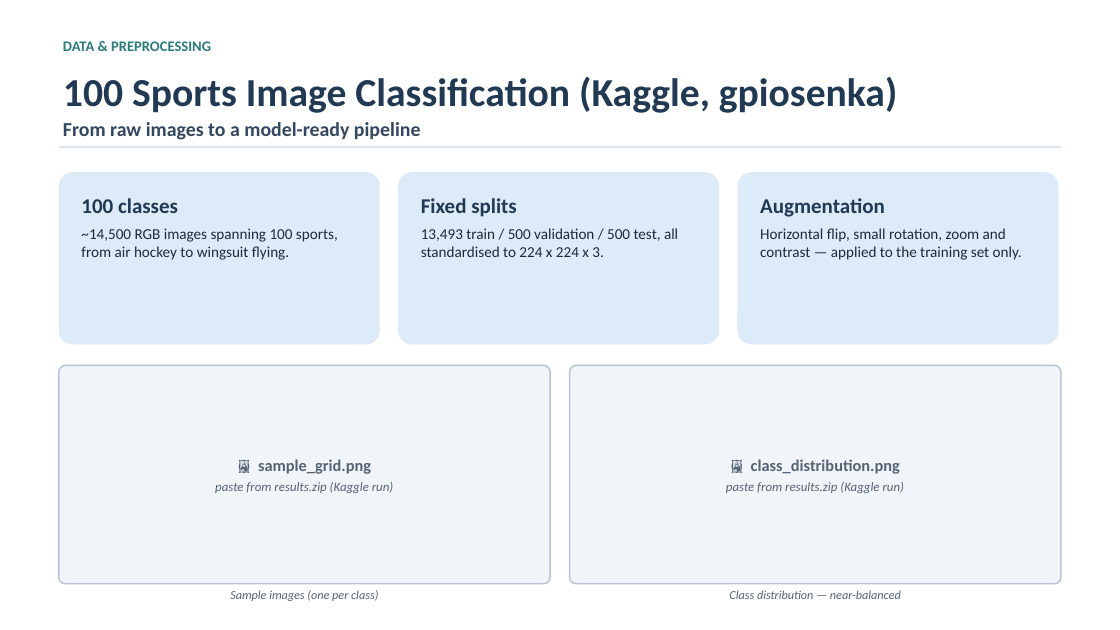
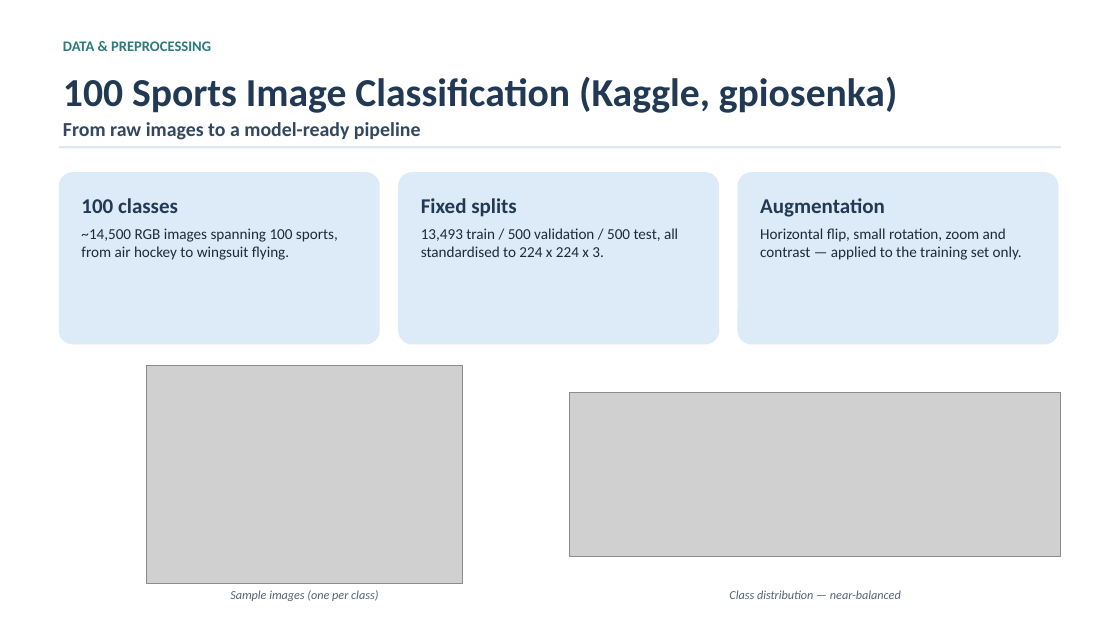
Before and after one commit to ATTezel/explainable-sports-classification, a slide deck: slide 3 of slides/sports_cnn_presentation.pptx. Drawn at 1120x630 pixels with LibreOffice and Linux fonts; fonts in the diff are those of the drawing; grey boxes stand for pictures. Boxes give left, top, right and bottom in pixels: in the first picture for what was removed or moved away, otherwise in the second. Text is boxed around its words. In the diff, an @@ line names an element or a change of style, - is before the commit and + after.

```diff
--- a/slides/sports_cnn_presentation.pptx
+++ b/slides/sports_cnn_presentation.pptx
@@ rounded rectangle removed at (59, 365, 550, 584) @@
@@ picture added at (147, 365, 463, 584) @@
@@ rounded rectangle removed at (570, 365, 1061, 584) @@
@@ picture added at (570, 392, 1061, 556) @@
@@ text removed at (215, 459, 393, 493) @@
-🖼 sample_grid.png
-paste from results.zip (Kaggle run)
@@ text removed at (726, 459, 904, 493) @@
-🖼 class_distribution.png
-paste from results.zip (Kaggle run)
```
Also in this commit, not shown: 7 other slides changed, 17 other files.
